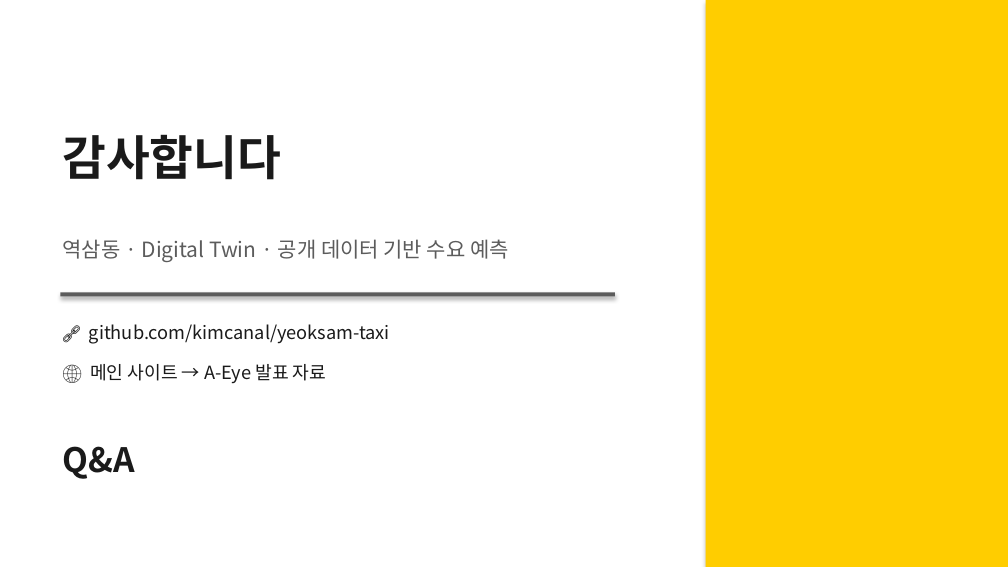
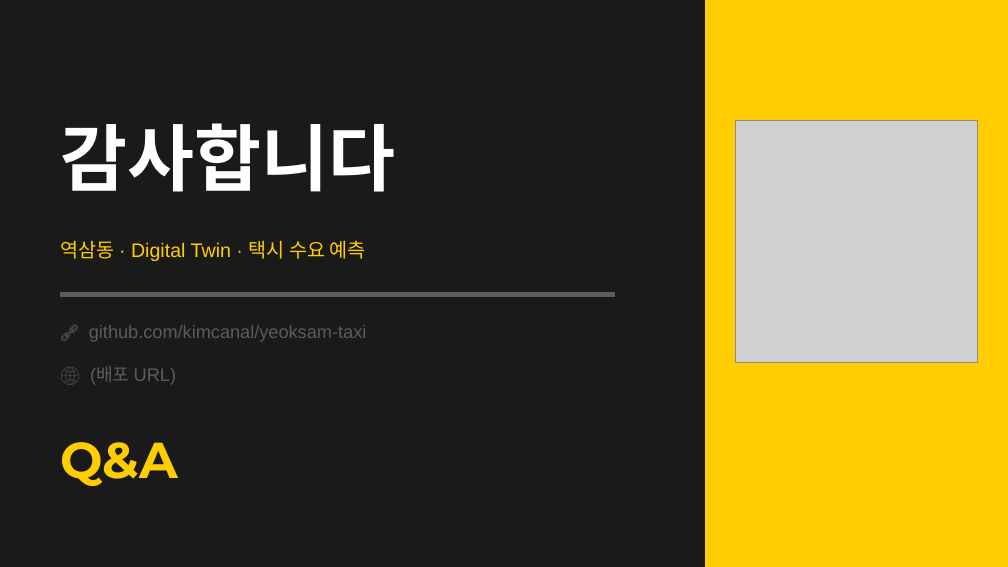
Before and after one commit to kimcanal/yeoksam-taxi, a slide deck: slide 14 of public/a-eye-presentation/A-Eye_midterm_data_collection_forecast.pptx (slide 13 before the commit). Drawn at 1008x567 pixels with LibreOffice and Linux fonts; fonts in the diff are those of the drawing; grey boxes stand for pictures. Boxes give left, top, right and bottom in pixels: in the first picture for what was removed or moved away, otherwise in the second. Text is boxed around its words. In the diff, an @@ line names an element or a change of style, - is before the commit and + after.

```diff
--- a/public/a-eye-presentation/A-Eye_midterm_data_collection_forecast.pptx
+++ b/public/a-eye-presentation/A-Eye_midterm_data_collection_forecast.pptx
@@ background #FFFFFF to #1A1A1A @@
@@ rectangle at [706, 0, 1008, 566]: outline none to #FFCD00 1 pt; shadow off @@
@@ text "감사합니다" at [60, 123, 395, 192]: size 34 to 52 pt, font Noto Sans CJK KR to Montserrat, text colour #1A1A1A to #FFFFFF @@
@@ picture added at [736, 121, 978, 363] @@
@@ text at [60, 240, 366, 261]: text changed; size 15 to 14 pt; font Noto Sans CJK KR to Arial; text colour #5C5C5C to #FFCD00 @@
-역삼동 · Digital Twin · 공개 데이터 기반 수요 예측
+역삼동 · Digital Twin · 택시 수요 예측
@@ rectangle at [60, 292, 615, 296]: outline none to #5C5C5C 1 pt; shadow off @@
@@ text "🔗 github.com/kimcanal/yeoksam-taxi" at [89, 325, 367, 342]: font Noto Sans CJK KR to Arial, text colour #1A1A1A to #5C5C5C @@
@@ text at [96, 366, 176, 385]: text changed; font Noto Sans CJK KR to Arial; text colour #1A1A1A to #5C5C5C @@
-🌐 메인 사이트 → A-Eye 발표 자료
+🌐 (배포 URL)
@@ text "Q&A" at [60, 442, 178, 486]: size 24 to 36 pt, font Noto Sans CJK KR to Montserrat, text colour #1A1A1A to #FFCD00 @@
```
Also in this commit, not shown: 10 other slides changed, 3 slides added, 2 slides removed.
